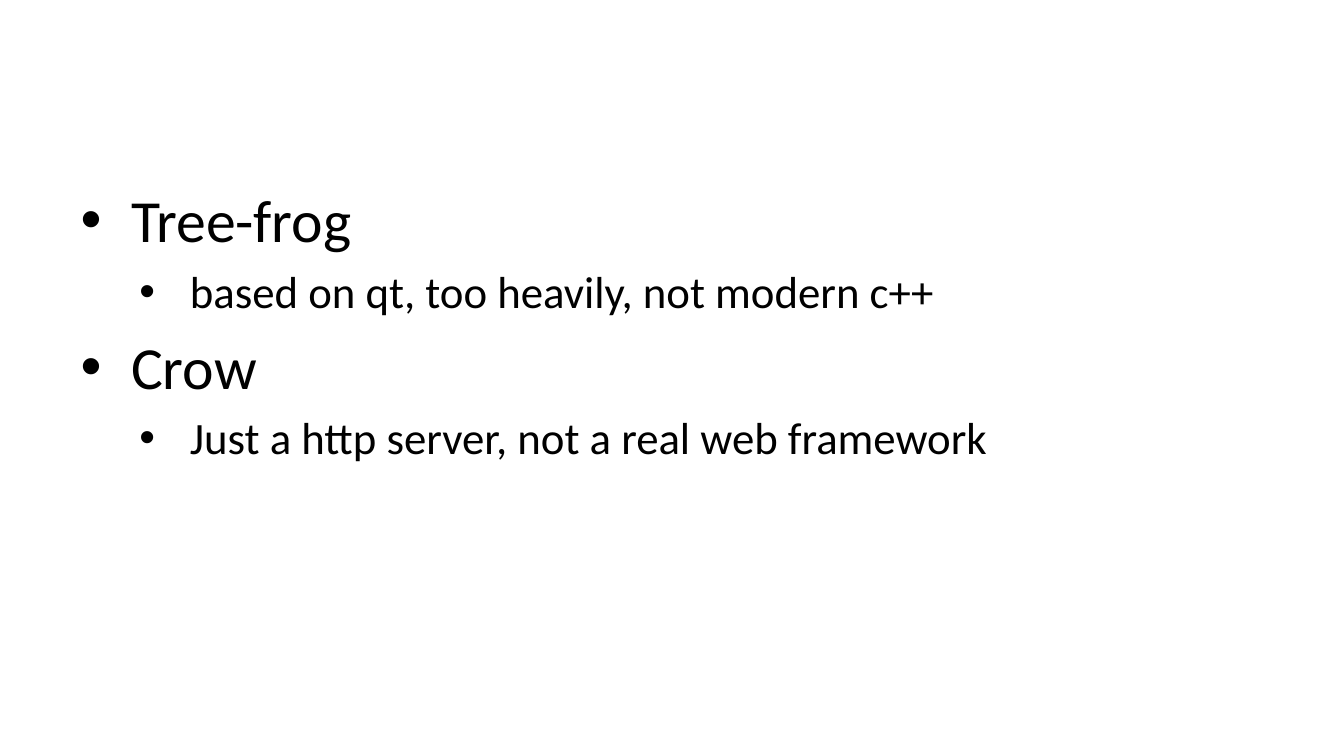
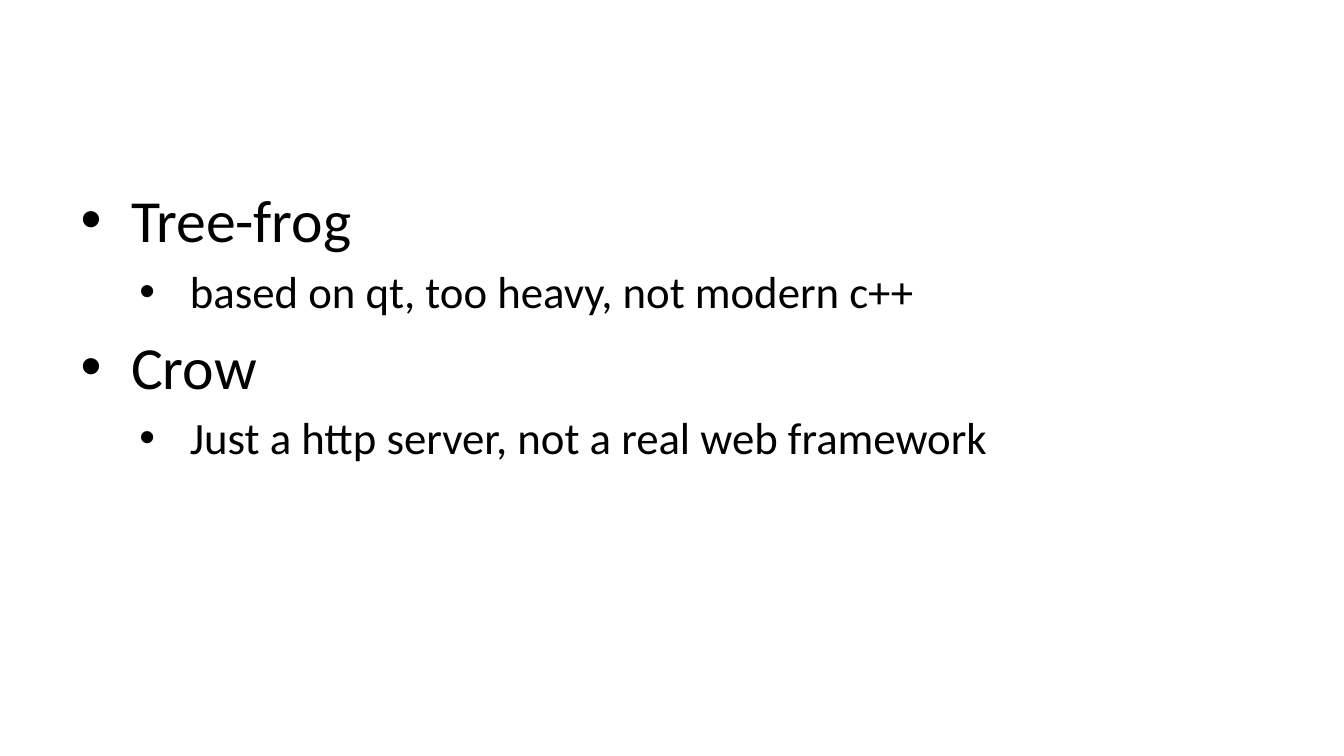
Before and after one commit to qicosmos/cppcon2018, a slide deck: slide 9 of cppcon2018.pptx (slide 7 before the commit). Drawn at 1344x756 pixels with LibreOffice and Linux fonts; fonts in the diff are those of the drawing. Boxes give left, top, right and bottom in pixels: in the first picture for what was removed or moved away, otherwise in the second. Text is boxed around its words. In the diff, an @@ line names an element or a change of style, - is before the commit and + after.

```diff
--- a/cppcon2018.pptx
+++ b/cppcon2018.pptx
@@ text at <box>190,277,913,316</box>: text changed @@
-    • based on qt, too heavily, not modern c++
+    • based on qt, too heavy, not modern c++
```
Also in this commit, not shown: 5 other slides changed, 1 slide added, 3 slides removed.
